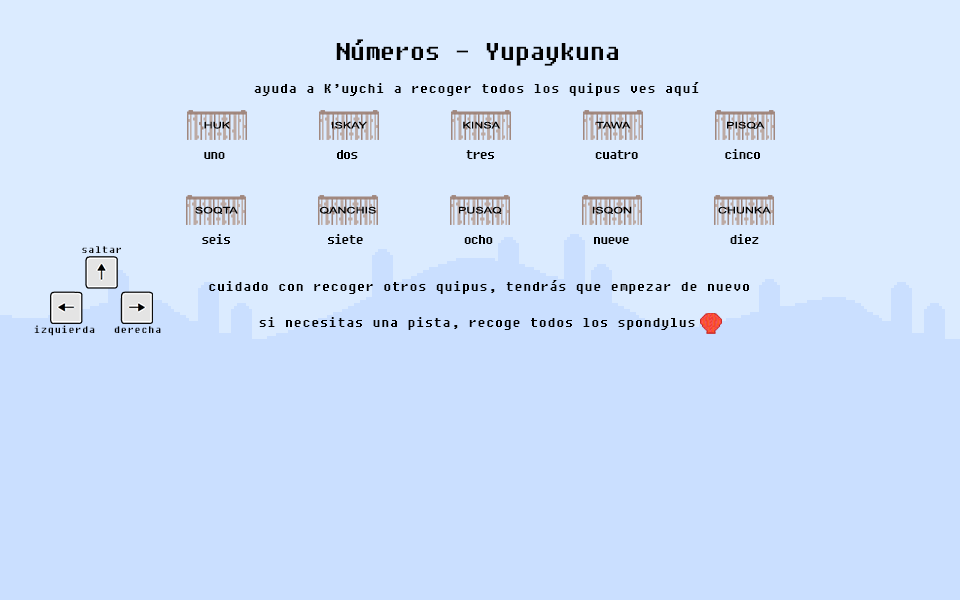
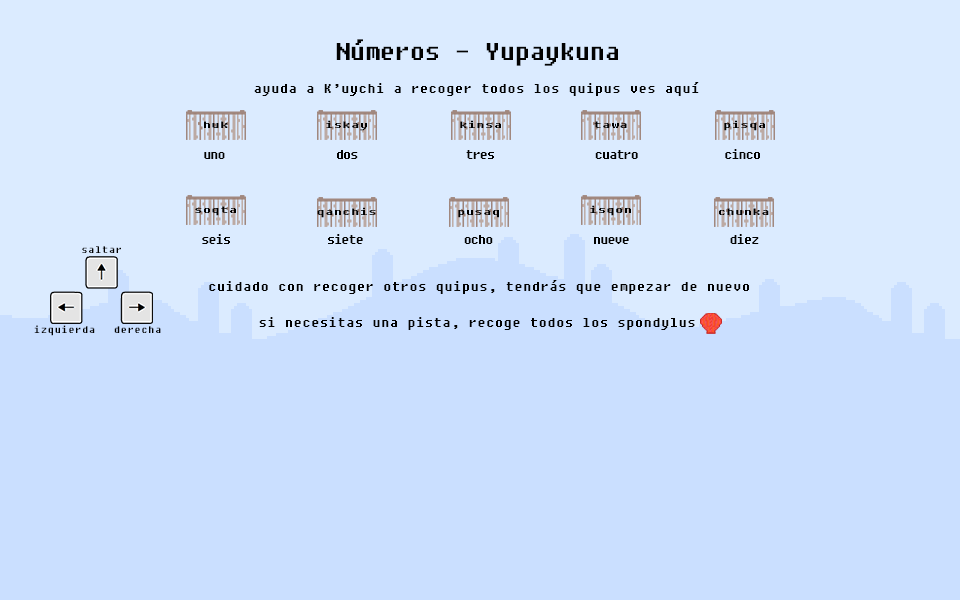
Comparing the layer stacks of the two w=960, h=600 images. Changes:
added layer "Layer 24" above "Layer 23" over [186, 110, 246, 140]
added layer "Layer 23" above "Layer 22" over [317, 110, 377, 140]
added layer "Layer 22" above "Layer 21" over [460, 120, 501, 129]
added layer "Layer 21" above "Layer 20" over [581, 110, 641, 140]
added layer "Layer 20" above "Layer 19" over [724, 120, 765, 131]
added layer "Layer 19" above "Layer 18" over [195, 206, 238, 216]
added layer "Layer 18" above "Layer 17" over [317, 197, 377, 227]
added layer "Layer 17" above "Layer 16" over [449, 197, 509, 227]
added layer "Layer 16" above "Layer 15" over [581, 195, 641, 225]
added layer "Layer 15" above "Layer 6" over [714, 197, 774, 227]
hid "Layer 6" over [195, 195, 774, 225]
hid "Layer 1" over [187, 110, 765, 140]
